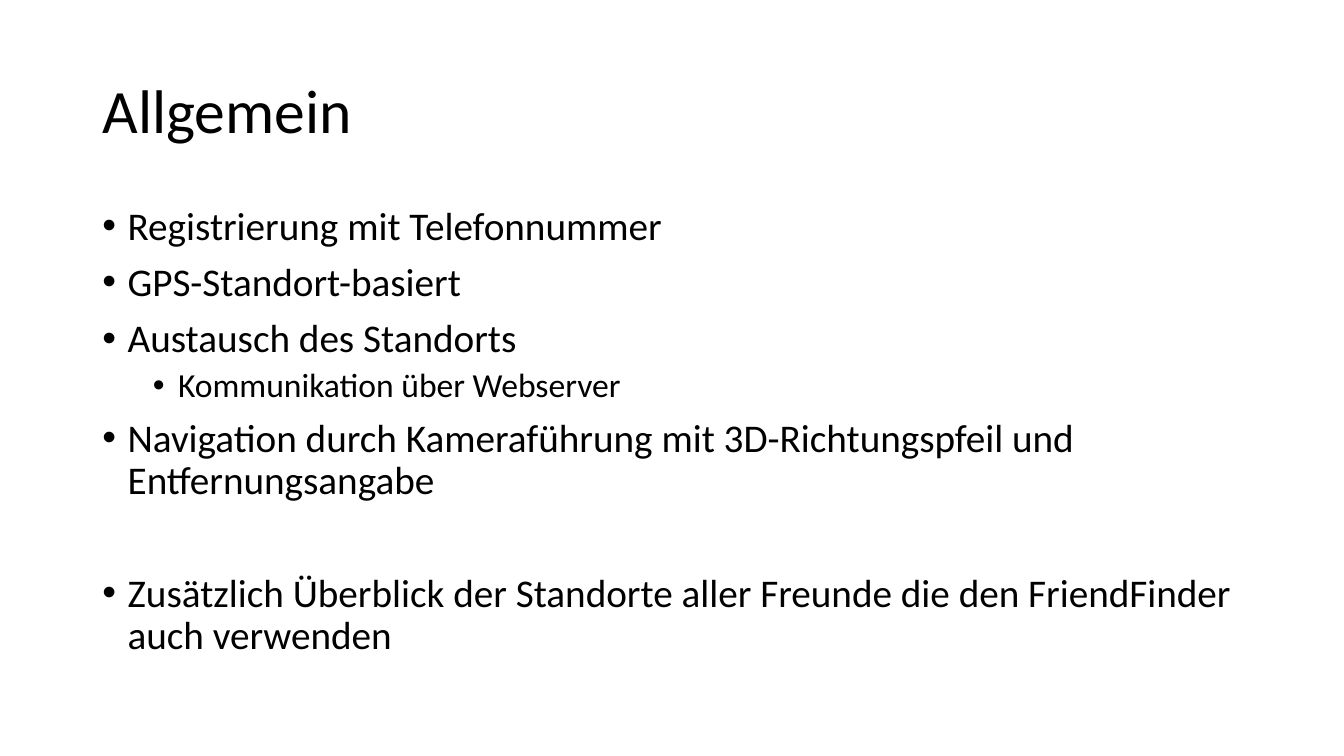
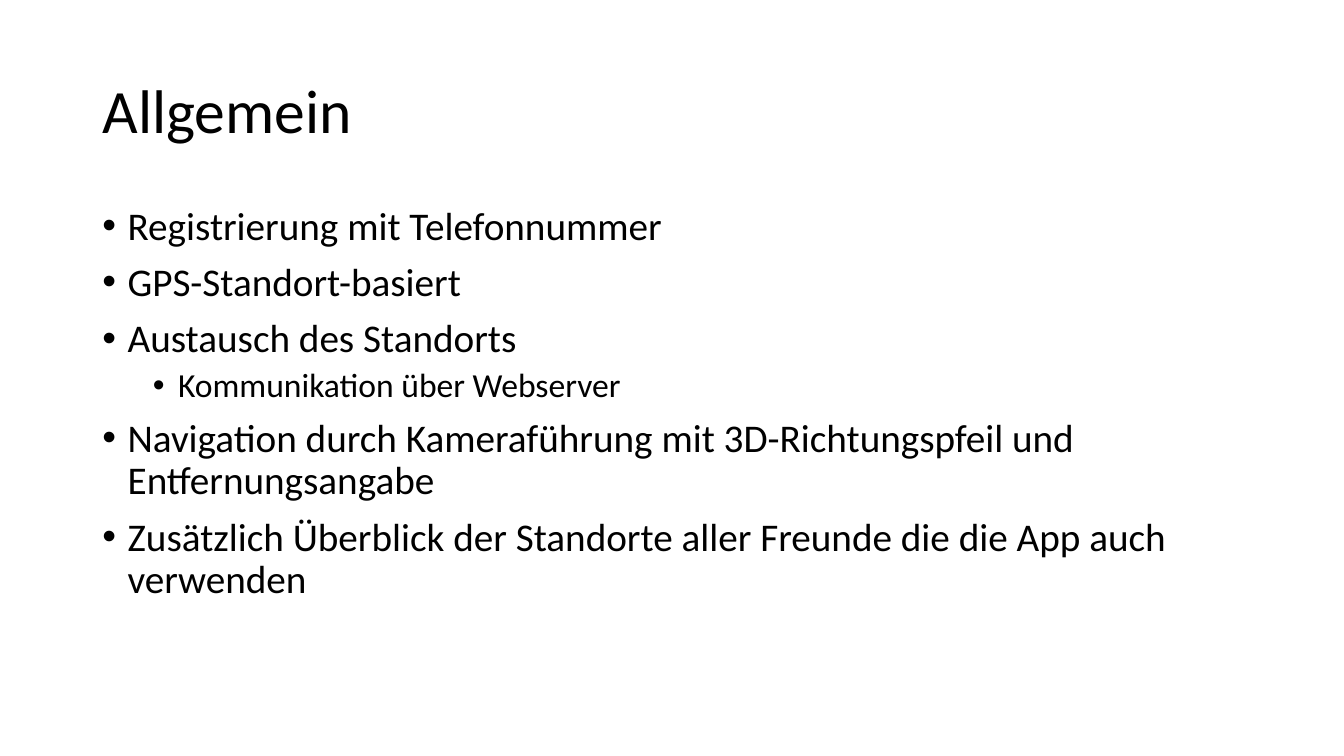
Before and after one commit to kizombaDev/androidApplication, a slide deck: slide 3 of Doku/Präsentation_FriendFinder.pptx. Drawn at 1344x756 pixels with LibreOffice and Linux fonts; fonts in the diff are those of the drawing. Boxes give left, top, right and bottom in pixels: in the first picture for what was removed or moved away, otherwise in the second. Text is boxed around its words. In the diff, an @@ line names an element or a change of style, - is before the commit and + after.

```diff
--- a/Doku/Präsentation_FriendFinder.pptx
+++ b/Doku/Präsentation_FriendFinder.pptx
@@ text at [128,519,1165,594]: text changed @@
-• Zusätzlich Überblick der Standorte aller Freunde die den FriendFinder auch verwenden
+• Zusätzlich Überblick der Standorte aller Freunde die die App auch verwenden
```
Also in this commit, not shown: 3 slides added, 3 slides removed.
